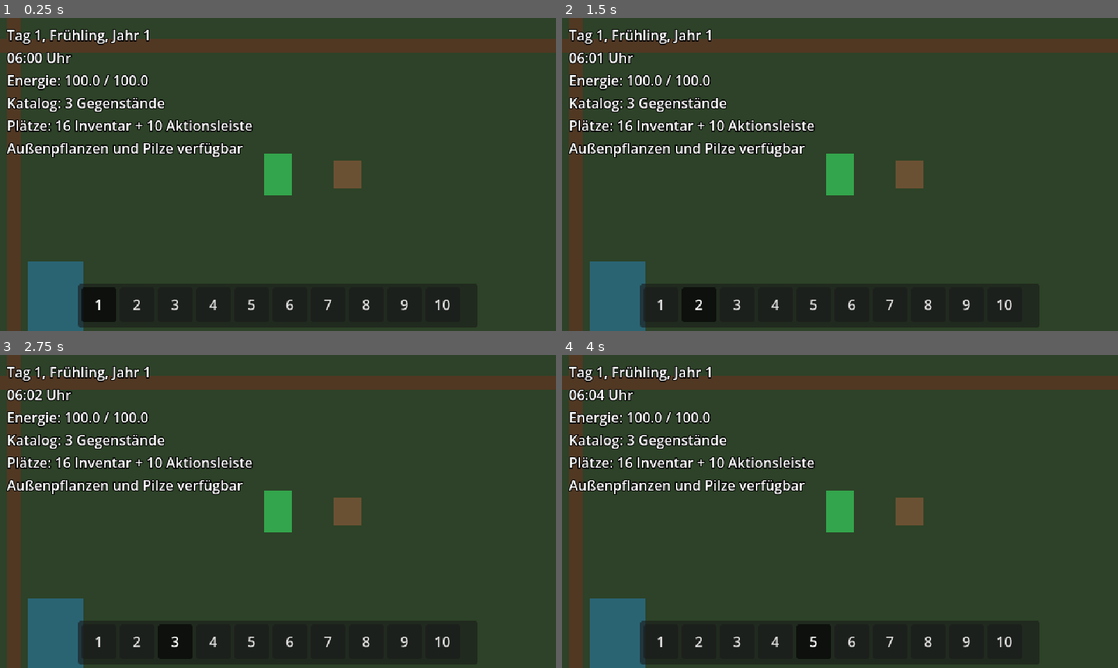
Above: before the commit, frames 1-4 (two rows, left to right).
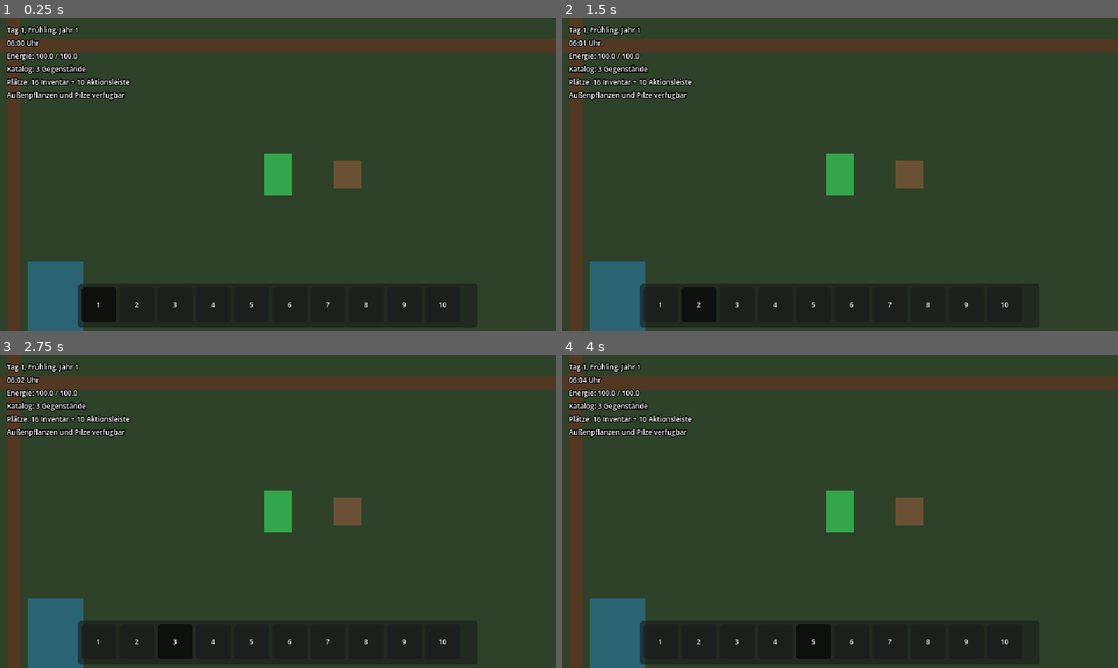
Above: after the commit, the same moments.

Repository: stasar14-rgb/Harvest-Dream
Game: Godot game, scene res://scenes/main.tscn
Same seed, same stepped clock (60 frames per second), same inputs: the game is played once before the commit and once after it.
Inputs:
- Up to frame 1 (0.25 s): no input
- Up to frame 2 (1.5 s): click "1" at 0.5 s; click "2" at 1.25 s
- Up to frame 3 (2.75 s): click "3" at 2 s
- Up to frame 4 (4 s): click "4" at 2.75 s; click "5" at 3.5 s

The runs differ from the first frame. In frame 1, 5.9% of the frame differs, in the area x 1-81%, y 2-94%; in frame 2, 5.9%; in frame 3, 5.9%; in frame 4, 5.9%.

Commit message:
UI-Schriftgröße für Pixelauflösung anpassen

Diff:
--- a/scenes/test_area.tscn
+++ b/scenes/test_area.tscn
@@ -30,6 +30,7 @@
 theme_override_colors/font_color = Color(1, 1, 1, 1)
 theme_override_colors/font_outline_color = Color(0, 0, 0, 1)
 theme_override_constants/outline_size = 4
+theme_override_font_sizes/font_size = 8
 text = "Kalender wird geladen ..."
 script = ExtResource("4_debug_time")
 
--- a/scenes/ui/inventory_ui.tscn
+++ b/scenes/ui/inventory_ui.tscn
@@ -1,8 +1,12 @@
-[gd_scene load_steps=2 format=3]
+[gd_scene load_steps=3 format=3]
 
 [ext_resource type="Script" path="res://scripts/inventory/inventory_ui.gd" id="1_inventory_ui"]
 
+[sub_resource type="Theme" id="Theme_inventory"]
+default_font_size = 8
+
 [node name="InventoryUI" type="CanvasLayer"]
+layer = 20
 script = ExtResource("1_inventory_ui")
 
 [node name="Root" type="Control" parent="."]
@@ -13,6 +17,7 @@
 grow_horizontal = 2
 grow_vertical = 2
 mouse_filter = 2
+theme = SubResource("Theme_inventory")
 
 [node name="InventoryPanel" type="PanelContainer" parent="Root"]
 layout_mode = 1
@@ -41,6 +46,7 @@
 
 [node name="Title" type="Label" parent="Root/InventoryPanel/Margin/VBox"]
 layout_mode = 2
+theme_override_font_sizes/font_size = 10
 text = "Inventar"
 horizontal_alignment = 1
 
@@ -102,6 +108,7 @@
 horizontal_alignment = 1
 
 [node name="QuantityDialog" type="ConfirmationDialog" parent="."]
+theme = SubResource("Theme_inventory")
 title = "Stapel teilen"
 dialog_text = "Wie viele Gegenstände sollen in einen neuen Platz abgetrennt werden?"
 ok_button_text = "Teilen"
